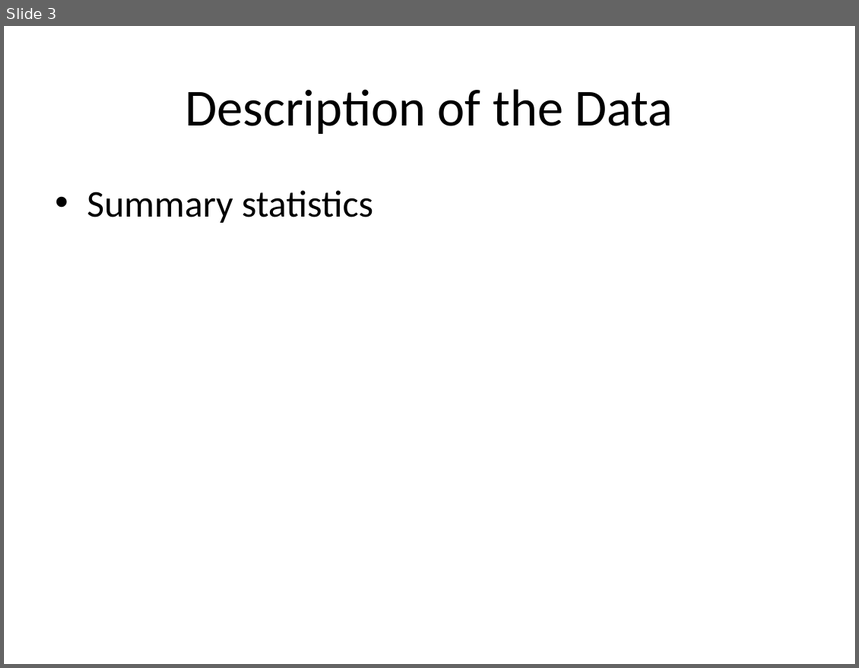
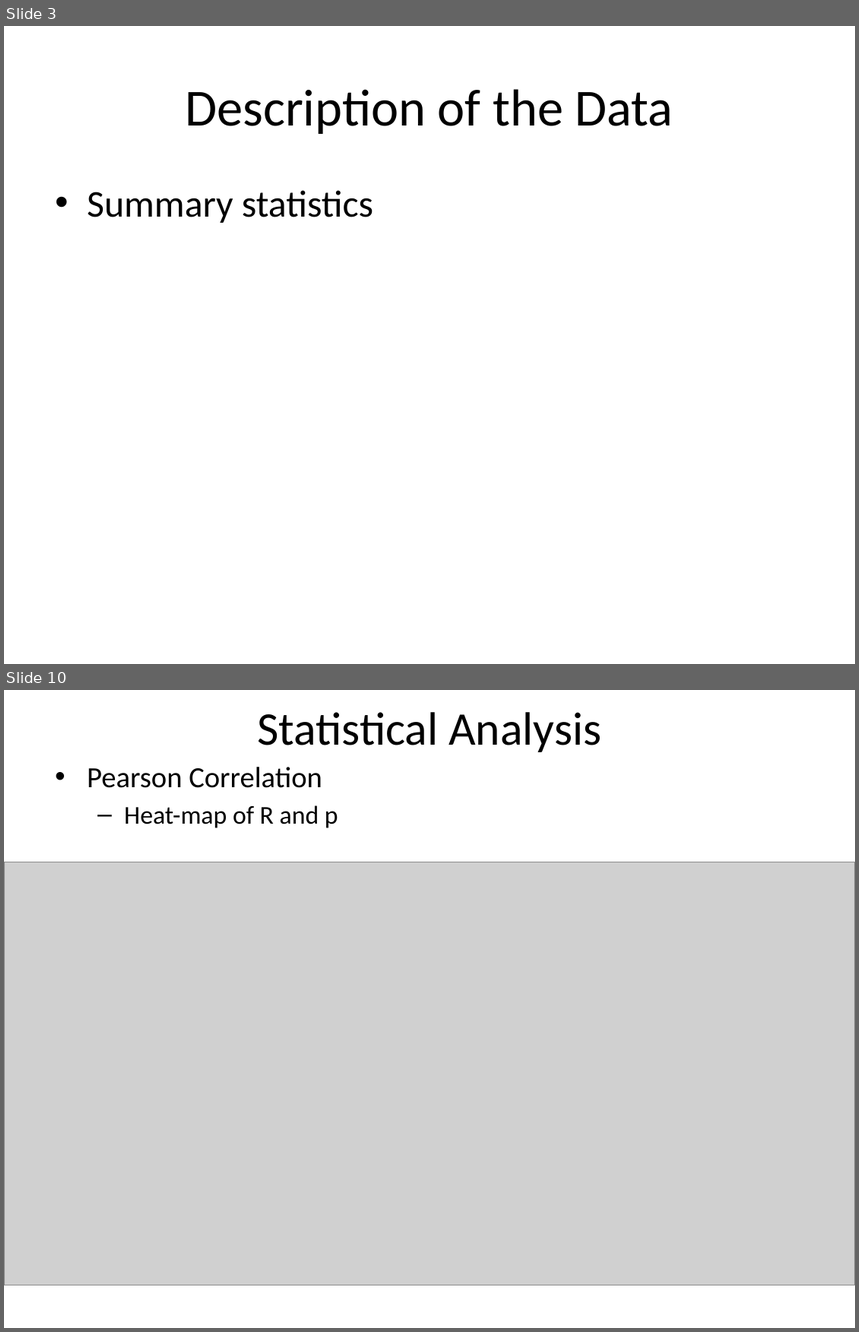
Before and after one commit to nanodoc2020/Springboard, a slide deck: Capstone-Project1/Documents/Data_Story_slides.pptx. Shown one above the other, each under a label of ours: slide 3 before the commit, slides 3 and 10 after it; the slides between them are not shown. The pictures are 859x668 and 859x1332 pixels, drawn with LibreOffice and Linux fonts; fonts in the diff are those of the drawing; grey boxes stand for pictures. Boxes give left, top, right and bottom in pixels: in the first picture for what was removed or moved away, otherwise in the second. Text is boxed around its words. In the diff, an @@ line names an element or a change of style, - is before the commit and + after.

```diff
--- a/Capstone-Project1/Documents/Data_Story_slides.pptx
+++ b/Capstone-Project1/Documents/Data_Story_slides.pptx
@@ slide 10 added at (x1=4, y1=690, x2=855, y2=1328), background #FFFFFF @@
@@ title added at (x1=257, y1=712, x2=601, y2=752), 39.6 pt, text #000000 @@
+Statistical Analysis
@@ text added at (x1=87, y1=767, x2=338, y2=828), 24.8 pt, text #000000 @@
+• Pearson Correlation
+  – Heat-map of R and p
@@ picture added at (x1=4, y1=862, x2=855, y2=1286) @@
```
Also in this commit, not shown: 1 slide changed, 8 other slides added, 3 slides removed, 1 other file.
